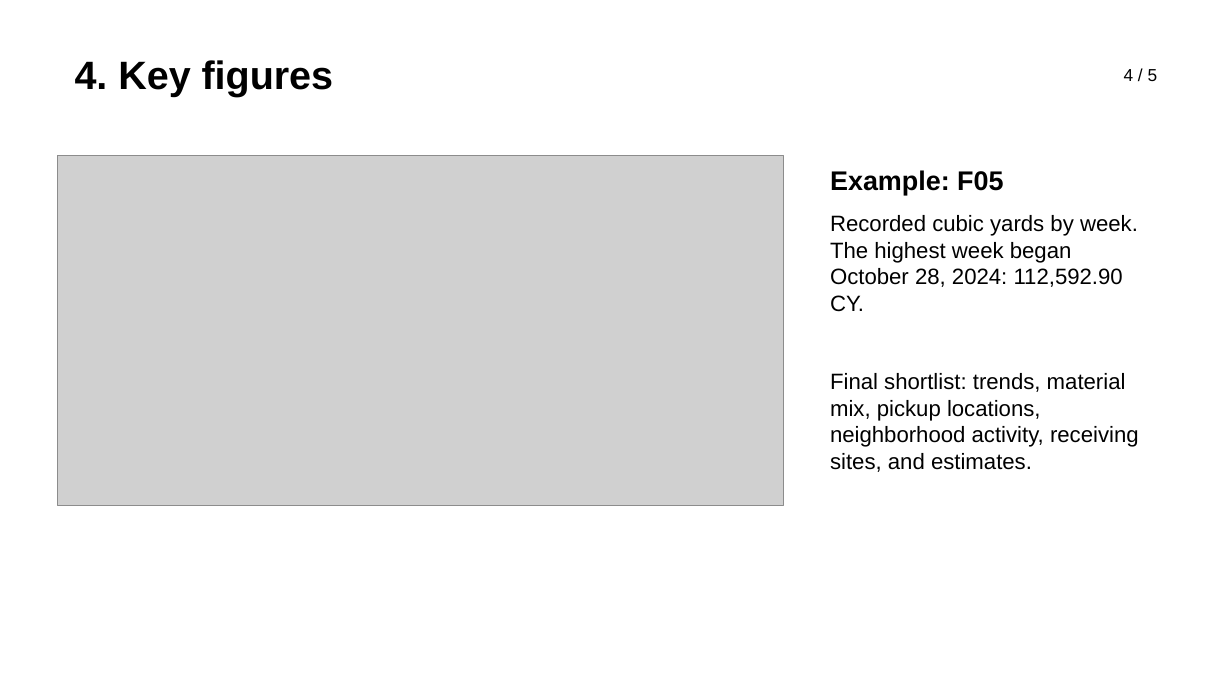
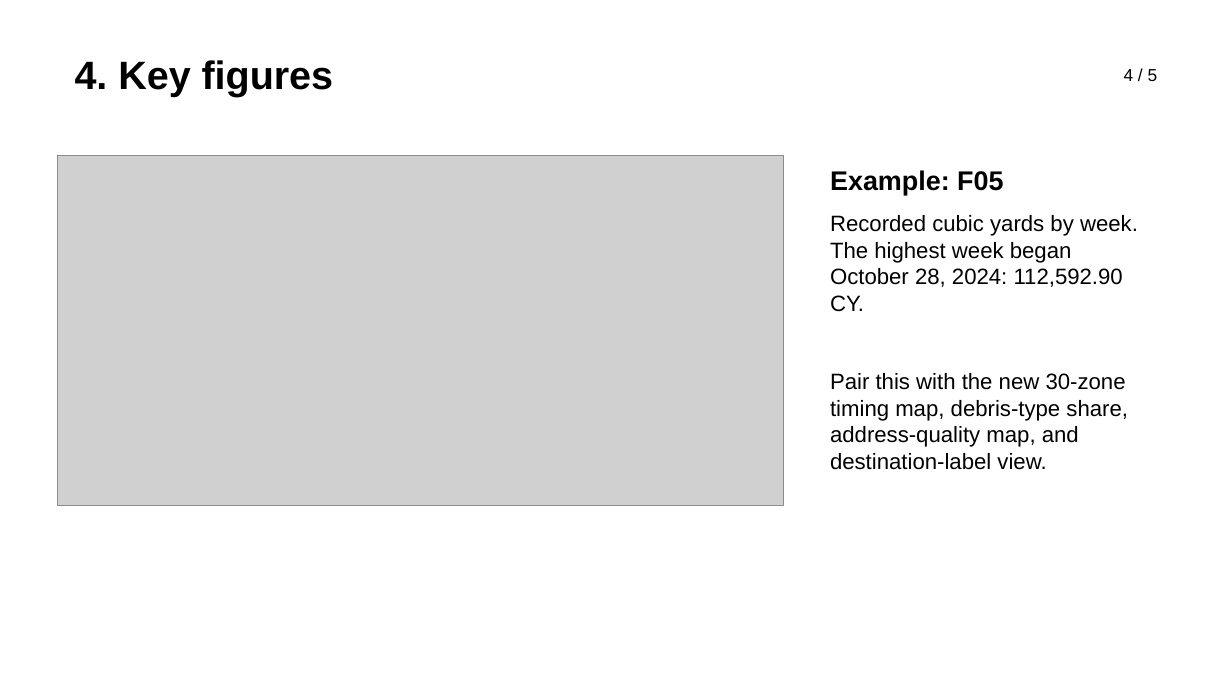
Before and after one commit to m-ark-han/Ticket-Data-Visualizations, a slide deck: slide 4 of presentation/DebrisInsight_five_slide_draft.pptx. Drawn at 1232x693 pixels with LibreOffice and Linux fonts; fonts in the diff are those of the drawing; grey boxes stand for pictures. Boxes give left, top, right and bottom in pixels: in the first picture for what was removed or moved away, otherwise in the second. Text is boxed around its words. In the diff, an @@ line names an element or a change of style, - is before the commit and + after.

```diff
--- a/presentation/DebrisInsight_five_slide_draft.pptx
+++ b/presentation/DebrisInsight_five_slide_draft.pptx
@@ text at bbox=[830, 373, 1128, 470]: text changed @@
-Final shortlist: trends, material mix, pickup locations, neighborhood activity, receiving sites, and estimates.
+Pair this with the new 30-zone timing map, debris-type share, address-quality map, and destination-label view.
```
Also in this commit, not shown: 4 other slides changed, 9 other files.
